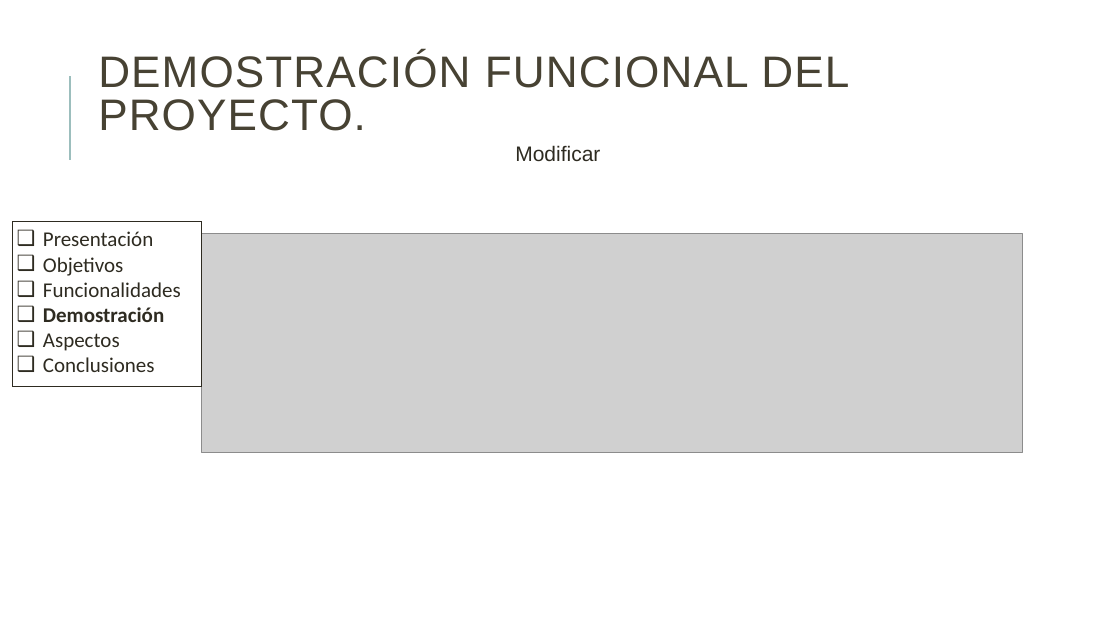
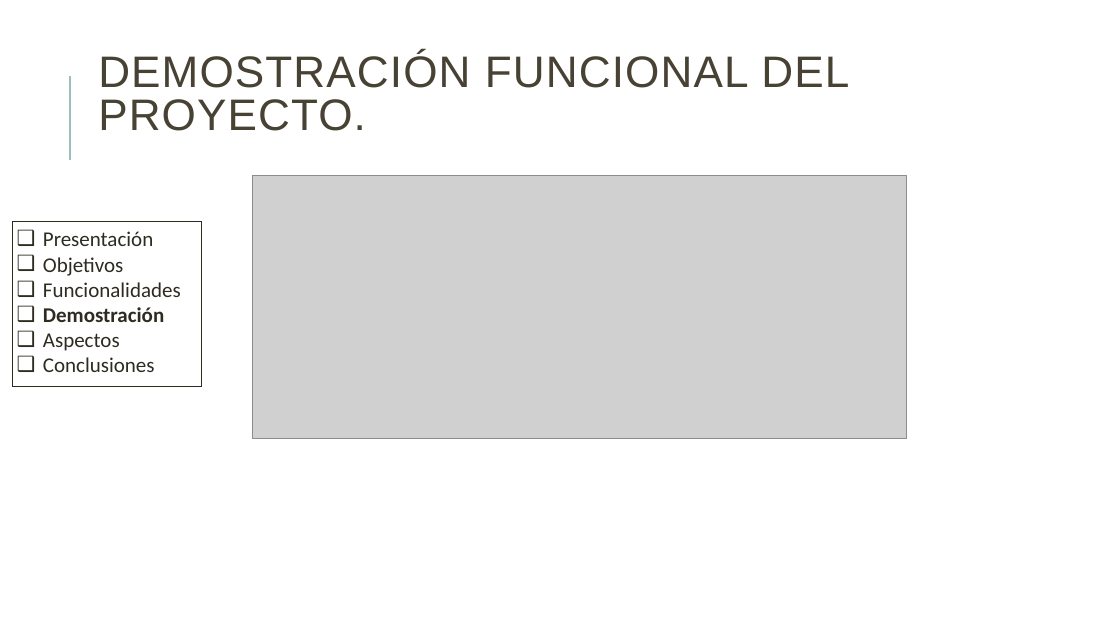
Before and after one commit to danielallhoff/M17-G4-AirDSS, a slide deck: slide 10 of AIRDSS.pptx. Drawn at 1120x630 pixels with LibreOffice and Linux fonts; fonts in the diff are those of the drawing; grey boxes stand for pictures. Boxes give left, top, right and bottom in pixels: in the first picture for what was removed or moved away, otherwise in the second. Text is boxed around its words. In the diff, an @@ line names an element or a change of style, - is before the commit and + after.

```diff
--- a/AIRDSS.pptx
+++ b/AIRDSS.pptx
@@ text removed at bbox=[515, 145, 600, 162] @@
-Modificar
@@ picture: place and size @@
-picture at bbox=[202, 234, 1023, 453]
+picture at bbox=[253, 176, 907, 439]
```
Also in this commit, not shown: 3 other slides changed, 2 other files.
